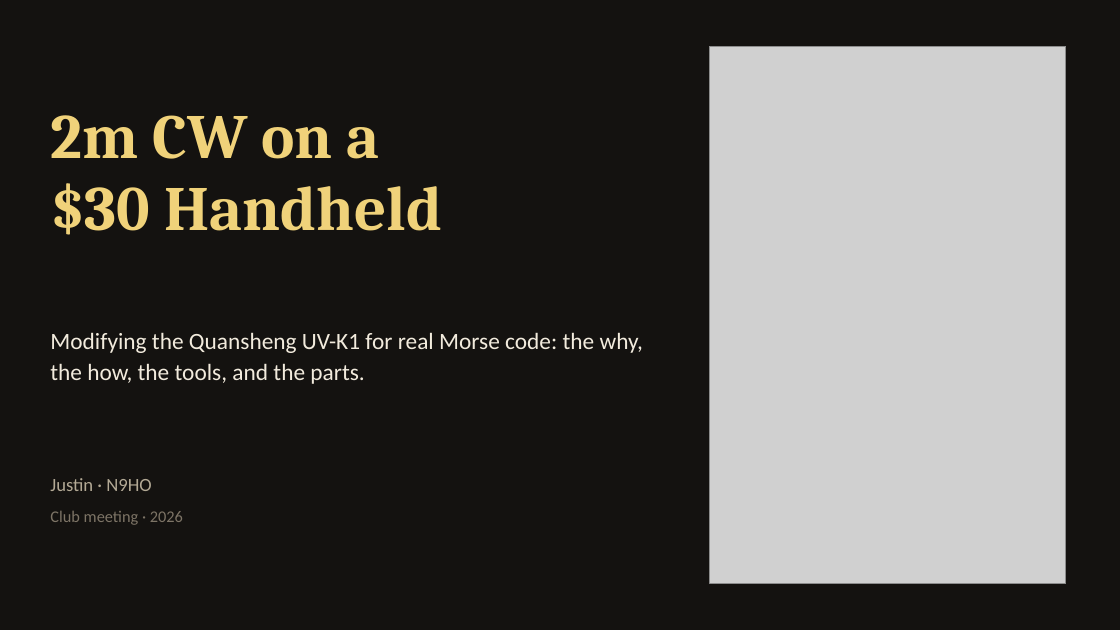
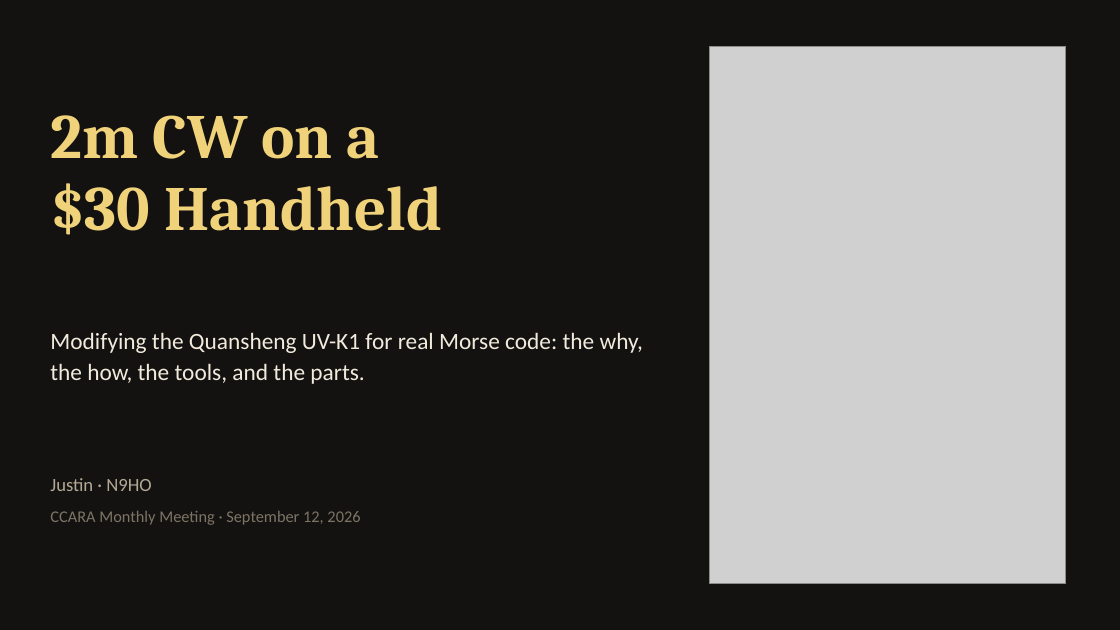
Before and after one commit to jsvana/bkg.club, a slide deck: slide 1 of docs/talks/quansheng-2m-cw/quansheng-2m-cw.pptx. Drawn at 1120x630 pixels with LibreOffice and Linux fonts; fonts in the diff are those of the drawing; grey boxes stand for pictures. Boxes give left, top, right and bottom in pixels: in the first picture for what was removed or moved away, otherwise in the second. Text is boxed around its words. In the diff, an @@ line names an element or a change of style, - is before the commit and + after.

```diff
--- a/docs/talks/quansheng-2m-cw/quansheng-2m-cw.pptx
+++ b/docs/talks/quansheng-2m-cw/quansheng-2m-cw.pptx
@@ text at bbox=[50, 511, 360, 525]: text changed @@
-Club meeting · 2026
+CCARA Monthly Meeting · September 12, 2026
```
Also in this commit, not shown: 2 other files.
